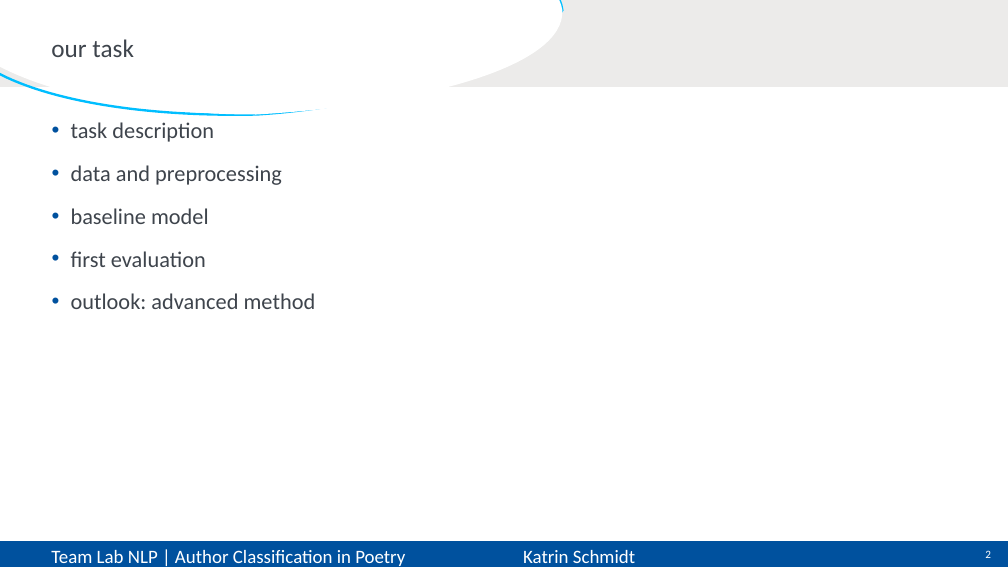
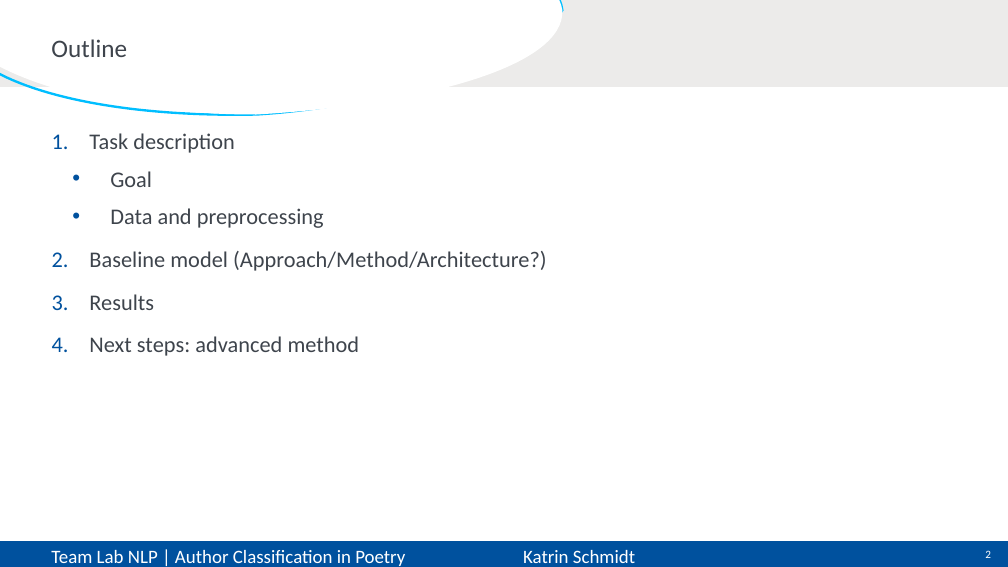
Before and after one commit to CarlottaQuensel/Author_Classification-Team_Lab, a slide deck: slide 2 of reports/TeamLab-presentation.pptx. Drawn at 1008x567 pixels with LibreOffice and Linux fonts; fonts in the diff are those of the drawing. Boxes give left, top, right and bottom in pixels: in the first picture for what was removed or moved away, otherwise in the second. Text is boxed around its words. In the diff, an @@ line names an element or a change of style, - is before the commit and + after.

Commit message:
new slides version

```diff
--- a/reports/TeamLab-presentation.pptx
+++ b/reports/TeamLab-presentation.pptx
@@ title at box(51, 39, 127, 57): text changed @@
-our task
+Outline
@@ text at box(89, 133, 547, 356): text changed @@
-• task description
-• data and preprocessing
-• baseline model
-• first evaluation
-• outlook: advanced method
+1. Task description
+  • Goal
+  • Data and preprocessing
+2. Baseline model (Approach/Method/Architecture?)
+3. Results
+4. Next steps: advanced method
```
Also in this commit, not shown: 1 other slide changed, 6 slides added.
